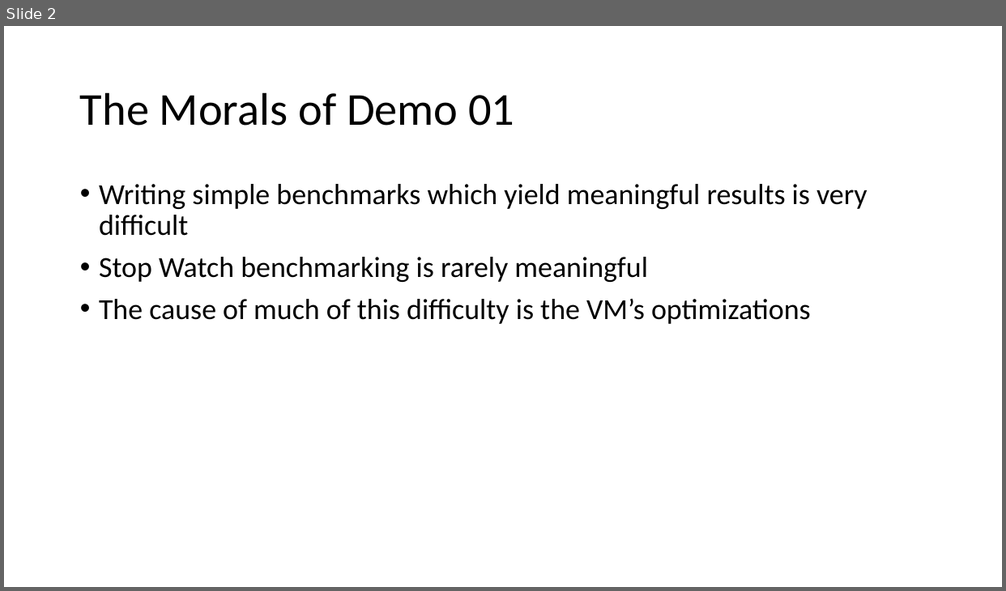
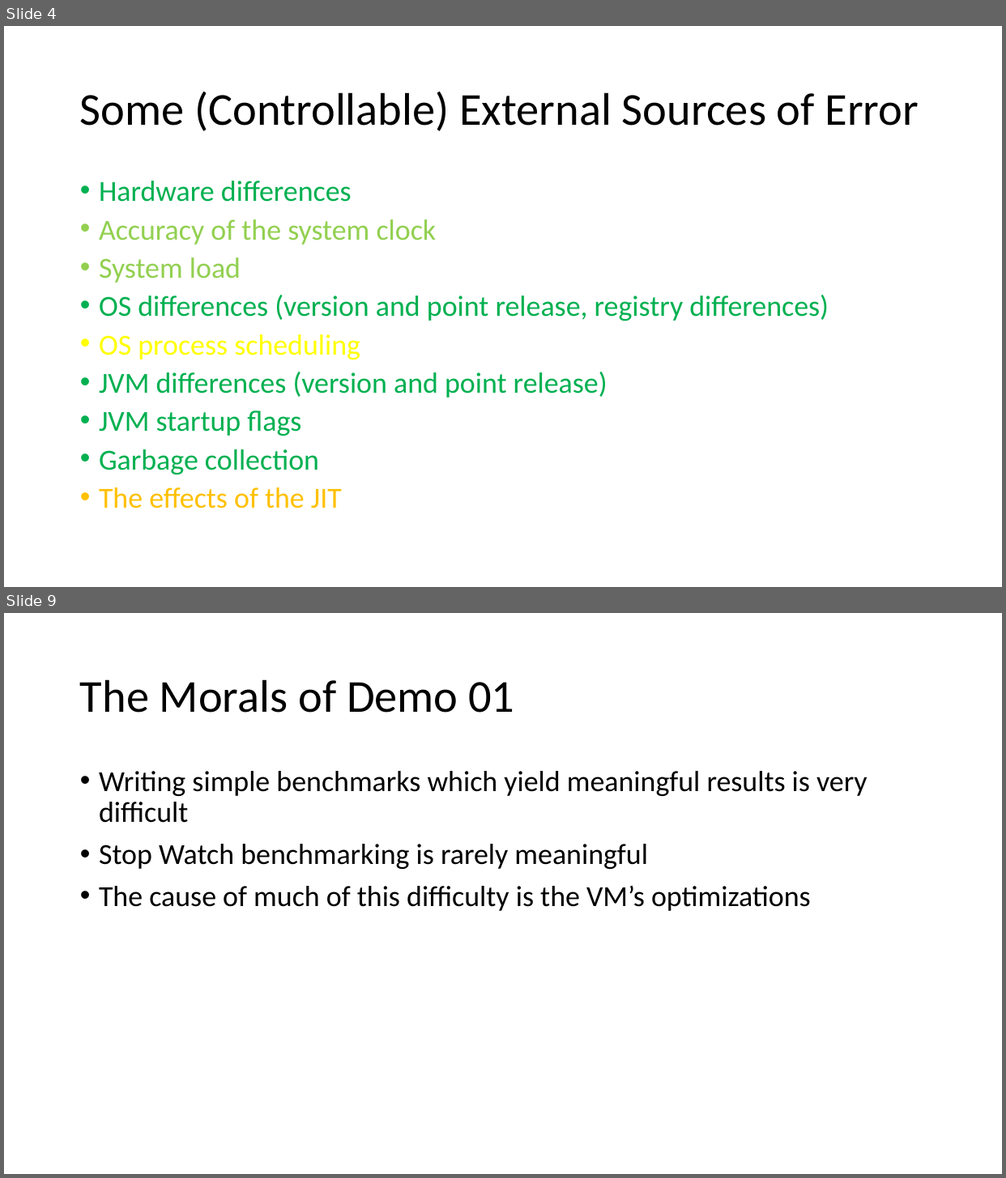
Before and after one commit to tresat/JMH-Presentation, a slide deck: doc/slides.pptx. Shown one above the other, each under a label of ours: slide 2 before the commit, slides 4 and 9 after it; the slides between them are not shown. The pictures are 1006x591 and 1006x1178 pixels, drawn with LibreOffice and Linux fonts; fonts in the diff are those of the drawing. Boxes give left, top, right and bottom in pixels: in the first picture for what was removed or moved away, otherwise in the second. Text is boxed around its words. In the diff, an @@ line names an element or a change of style, - is before the commit and + after.

```diff
--- a/doc/slides.pptx
+++ b/doc/slides.pptx
@@ slide 4 added at box(4, 26, 1002, 587), background #FFFFFF @@
@@ title added at box(80, 92, 918, 131), 44 pt, text #000000 @@
+Some (Controllable) External Sources of Error
@@ text added at box(99, 181, 829, 509), 28 pt, text #00B050 @@
+• Hardware differences
+• Accuracy of the system clock
+• System load
+• OS differences (version and point release, registry differences)
+• OS process scheduling
+• JVM differences (version and point release)
+• JVM startup flags
+• Garbage collection
+• The effects of the JIT
@@ what was slide 2 is now slide 9 @@
```
Also in this commit, not shown: 3 slides changed, 7 other slides added, 6 other files.
